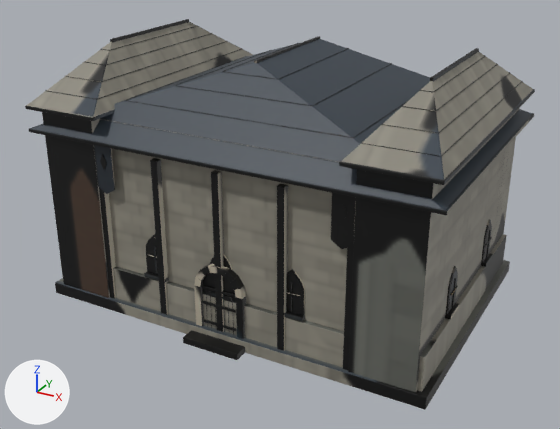
The FBX model Assets/Models/Kingdom/City/Models/Barracks.fbx, before and after one commit.
One viewpoint serves both versions: a camera (50 mm lens) standing at (13.8, -25.8, 15.9) and looking at (0.1, -0.9, 3.5). Every picture has the same lights, and +X, +Y and +Z are marked at lower left. The older version comes first. Where no turn or scale is listed for an object, it has been applied to the vertices. Vertices at exactly the same position are counted once.

The first picture shows 'Barracks.001'.
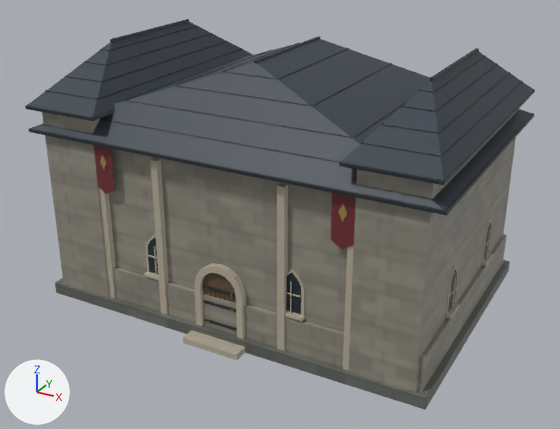
Changed parts and their boxes (x1, y1, x2, y2) in the pictures (560 x 429 px; the box of a moved part takes in the faces that stretch with it):
```json
{"part": 1, "of": "me_cube_001", "change": "deleted", "before": [208, 170, 232, 332]}
{"part": 2, "of": "me_cube_001", "change": "moved or reshaped", "before": [202, 258, 236, 335], "after": [204, 285, 235, 330]}
{"part": 3, "of": "me_cube_001", "change": "surface changed", "before": [25, 20, 535, 410], "after": [25, 20, 535, 410]}
```

Scene script edits in JSON lines:
```json
{"block": "me_cube_001", "where": "# used by ob_barracks_001; location = (0.0, 0.0, 0.0)"}
{"op": "remove", "block": "me_cube_001", "code": "me_cube_001.from_pydata(...)  # 8146 vertices, 15724 faces; spans x -8.2..8.2, y -6.1..5.8, z 0.0..10.1"}
{"op": "add", "block": "me_cube_001", "code": "me_cube_001.from_pydata(...)  # 6758 vertices, 13012 faces; spans x -8.2..8.2, y -6.1..5.8, z 0.0..10.1"}
{"block": "me_cube_001", "change": "me_cube_001 part 1: 14 loose pieces with 1194 vertices, spanning x -6.3..6.3, y -5.3..-5.0, z 0.2..6.7, are deleted"}
{"block": "me_cube_001", "change": "me_cube_001 part 2: 63 vertices moved from x -0.7..0.7, y -5.4..-5.2, z 0.2..2.2 to x -0.7..0.7, y -5.3..-5.2, z 0.2..2.2; 447 vertices removed from x -0.7..0.7, y -5.4..-5.1, z 0.2..3.6; 253 vertices added at x -0.7..0.7, y -5.3..-5.2, z 0.2..2.2"}
{"block": "me_cube_001", "change": "me_cube_001 part 3: 11989 kept faces spanning x -8.2..8.2, y -6.1..5.8, z 0.0..10.1 get new texture (UV) coordinates"}
```
